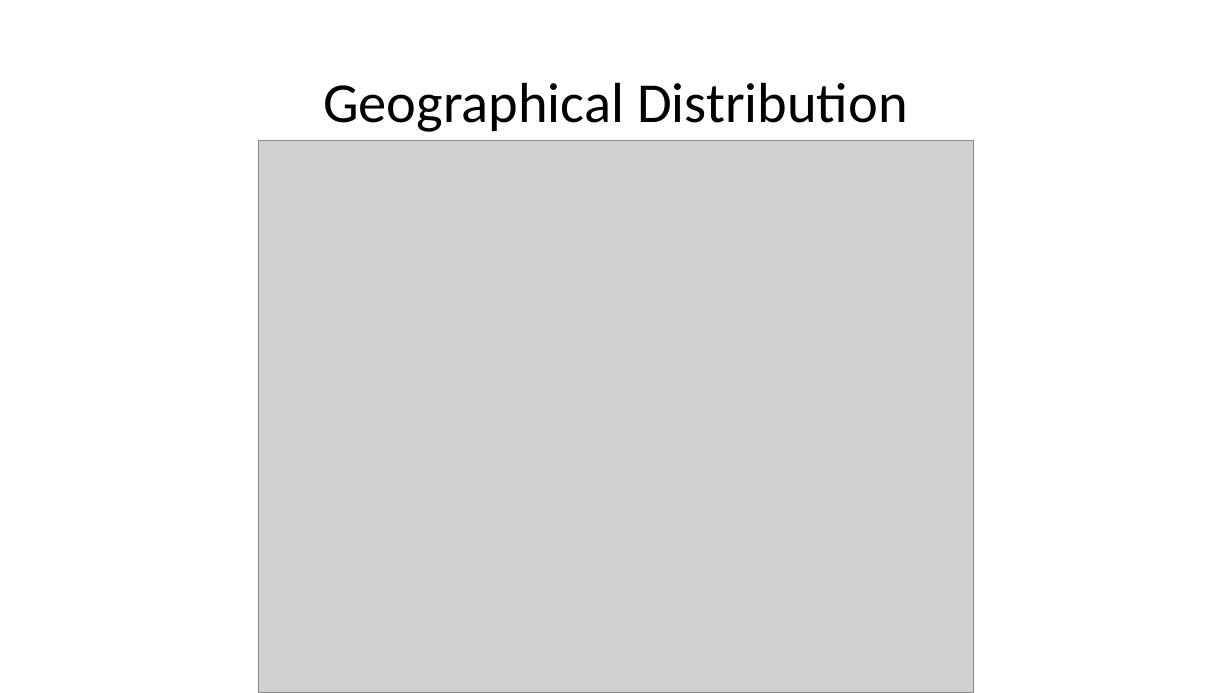
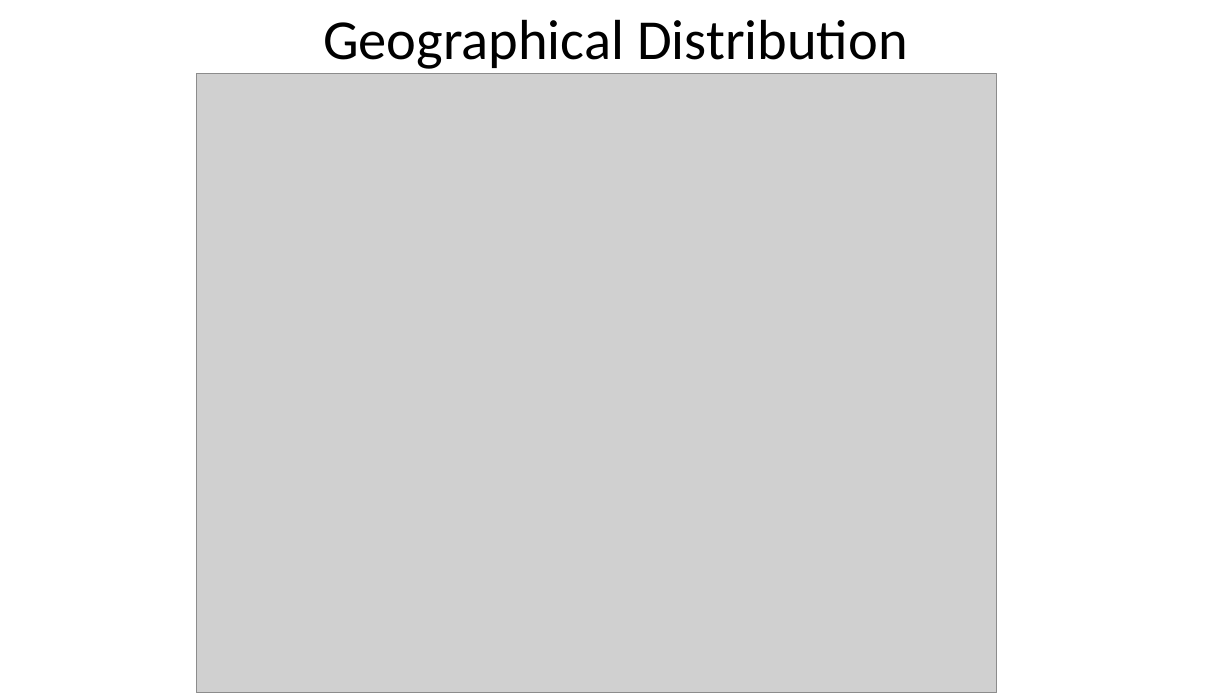
Before and after one commit to sindhuula/sem3, a slide deck: slide 5 of MT/Lang in 10/Language in 10 Minutes.pptx. Drawn at 1232x693 pixels with LibreOffice and Linux fonts; fonts in the diff are those of the drawing; grey boxes stand for pictures; background and template pictures are left out. Boxes give left, top, right and bottom in pixels: in the first picture for what was removed or moved away, otherwise in the second. Text is boxed around its words. In the diff, an @@ line names an element or a change of style, - is before the commit and + after.

```diff
--- a/MT/Lang in 10/Language in 10 Minutes.pptx
+++ b/MT/Lang in 10/Language in 10 Minutes.pptx
@@ title "Geographical Distribution" moved from (x1=323, y1=82, x2=908, y2=132) to (x1=323, y1=19, x2=908, y2=69) @@
@@ picture resized from (x1=259, y1=140, x2=974, y2=693) to (x1=196, y1=74, x2=997, y2=693) @@
```
Also in this commit, not shown: 3 other slides changed.
